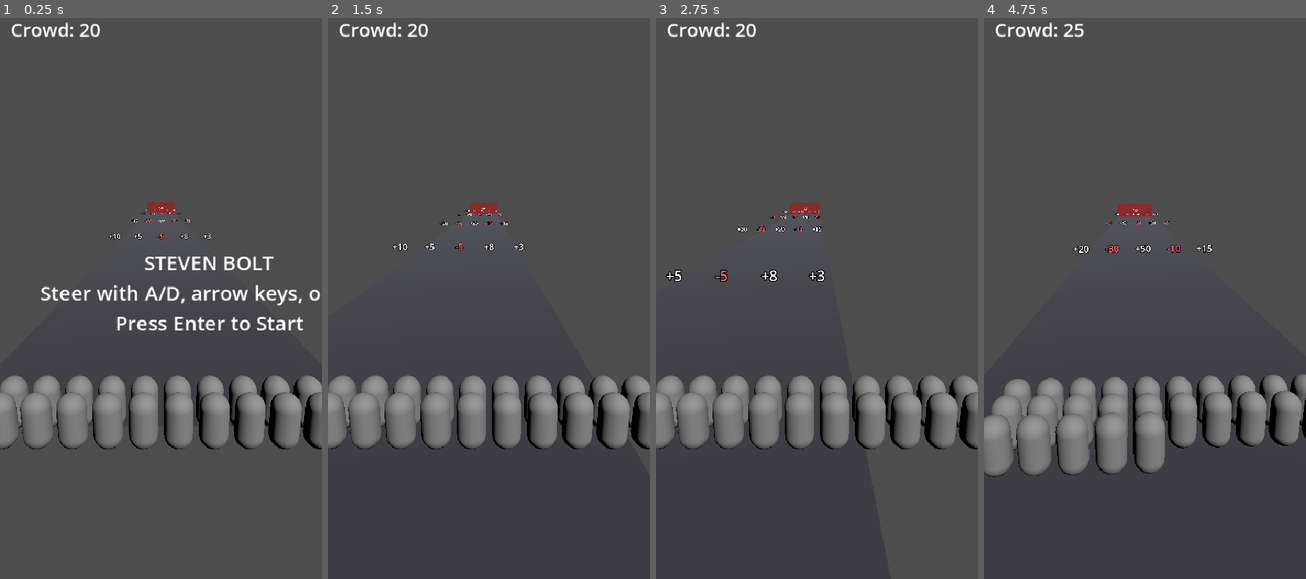
Above: before the commit, frames 1-4 (left to right).
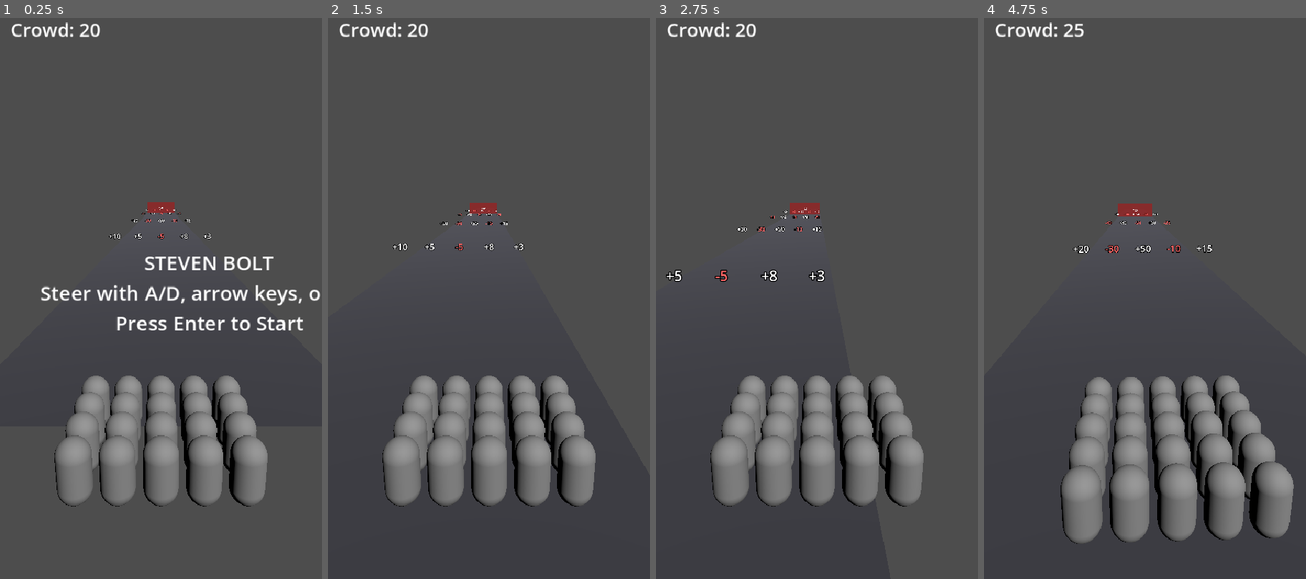
Above: after the commit, the same moments.

Repository: hobsojam/steven-bolt
Game: Godot game, scene res://scenes/main.tscn
Two runs of this game, one before a commit and one after it. Both use one fixed random seed, a clock stepped at 60 frames per second and the inputs below.
Inputs (mouse positions are in pixels of both pictures, inside the frame that each line leads up to):
- Up to frame 1 (0.25 s): no input
- Up to frame 2 (1.5 s): tap Enter (ui_accept) at 0.5, 0.77, 1.25 s; move the mouse to (559, 264) at 0.52 s; hold Right (lane_right) 0.53-1.25 s; click (559, 264) at 0.67 s; drag from (424, 320) to (472, 405) at 1.27 s
- Up to frame 3 (2.75 s): move the mouse to (849, 163) at 2.02 s; hold Right (lane_right) from 2.03 s (still down)
- Up to frame 4 (4.75 s): release Right (lane_right) at 2.75 s; drag from (1128, 405) to (1048, 208) at 2.77 s; move the mouse to (1241, 377) at 3.52 s; hold Left (lane_left) 3.53-4.25 s; tap Enter (ui_accept) at 3.77 s; drag from (1048, 208) to (1096, 147) at 4.27 s

The runs differ from the first frame. In frame 1, 14% of the frame differs, in the area x 0-100%, y 63-88%; in frame 2, 14%; in frame 3, 14%; in frame 4, 19%, in the area x 0-100%, y 63-94%.

Commit message:
Fix crowd layout always spreading to fill every lane
Feedback: the previous fix (maximize columns within CROWD_MAX_WIDTH
before adding rows) made the crowd snap to near-full track width almost
immediately, since max_columns worked out to ~10 even for a starting
crowd of 20 - so it always looked like it filled all 5 lanes. That's
backwards from the spec ("excess units stack in depth rather than
overflowing sideways") and from what actually looked right.

crowd_layout() now grows front-to-back first: columns start at
ceil(sqrt(rendered)) (narrow, roughly-square growth), and only widen
past that if fitting everyone within CROWD_MAX_DEPTH would need more
rows - still never past CROWD_MAX_WIDTH. Probed the full practical
range (count 5-168): width grows gradually from 1.2m to ~5.1m and never
reaches the 6m/all-lanes cap, while depth stays 2.1-2.7m regardless of
count - comfortably inside the new explicit CROWD_MAX_DEPTH (3.0),
itself well under the chase camera's 6m follow distance. Adds tests
pinning both: depth stays within CROWD_MAX_DEPTH at the render cap, and
width stays narrow (under half of CROWD_MAX_WIDTH) at the starting
crowd count.

Diff:
--- a/scripts/run_rules.gd
+++ b/scripts/run_rules.gd
@@ -12,6 +12,7 @@
 const CROWD_UNIT_SPACING := 0.6
 const CROWD_UNIT_HALF_HEIGHT := 0.5
 const CROWD_MAX_WIDTH := 6.0
+const CROWD_MAX_DEPTH := 3.0
 const CROWD_SHRINK_START_COUNT := 10
 const CROWD_MIN_SCALE := 0.5
 
@@ -54,13 +55,17 @@
 	if rendered <= 0:
 		return positions
 	var spacing: float = CROWD_UNIT_SPACING * crowd_unit_scale(crowd_count)
-	# Always fill as many columns as the clamped width allows before adding a
-	# depth row. Deriving columns from sqrt(rendered) * spacing (the previous
-	# approach) stops reaching CROWD_MAX_WIDTH once spacing shrinks with
-	# scale, so it under-uses the available width and pushes far more units
-	# into depth than necessary - enough, at the render cap, to stack rows
-	# behind where the chase camera sits.
-	var columns: int = mini(maxi(1, int(CROWD_MAX_WIDTH / spacing)), rendered)
+	# Grow front-to-back first: start from a narrow, roughly-square footprint
+	# (columns ~= sqrt(rendered)) rather than immediately spreading across
+	# every lane. Only widen past that if the depth it would take to fit
+	# everyone exceeds CROWD_MAX_DEPTH (kept well under the chase camera's
+	# follow distance) - and even then, never past CROWD_MAX_WIDTH.
+	var columns: int = mini(maxi(1, int(ceil(sqrt(float(rendered))))), rendered)
+	var max_rows_for_depth: int = maxi(1, int(CROWD_MAX_DEPTH / spacing))
+	if ceili(float(rendered) / columns) > max_rows_for_depth:
+		columns = ceili(float(rendered) / max_rows_for_depth)
+	var max_columns_for_width: int = maxi(1, int(CROWD_MAX_WIDTH / spacing))
+	columns = clampi(columns, 1, mini(max_columns_for_width, rendered))
 	for i in rendered:
 		var col: int = i % columns
 		var row: int = i / columns
--- a/tests/run_tests.gd
+++ b/tests/run_tests.gd
@@ -17,6 +17,8 @@
 	_test_crowd_layout_caps_at_max_rendered()
 	_test_crowd_layout_stays_within_max_width()
 	_test_crowd_layout_stays_shallower_than_camera_offset()
+	_test_crowd_layout_stays_within_max_depth()
+	_test_crowd_layout_stays_narrow_at_start_count()
 	_test_crowd_unit_scale_full_size_below_threshold()
 	_test_crowd_unit_scale_shrinks_toward_minimum()
 	_test_crowd_unit_scale_clamps_beyond_max()
@@ -99,6 +101,28 @@
 	)
 
 
+func _test_crowd_layout_stays_within_max_depth() -> void:
+	var positions: Array[Vector3] = RunRules.crowd_layout(RunRules.MAX_RENDERED_UNITS)
+	var max_depth: float = 0.0
+	for pos in positions:
+		max_depth = maxf(max_depth, pos.z)
+	_assert_true(
+		max_depth <= RunRules.CROWD_MAX_DEPTH,
+		"crowd depth at the render cap stays within CROWD_MAX_DEPTH"
+	)
+
+
+func _test_crowd_layout_stays_narrow_at_start_count() -> void:
+	var positions: Array[Vector3] = RunRules.crowd_layout(RunRules.START_CROWD_COUNT)
+	var max_abs_x: float = 0.0
+	for pos in positions:
+		max_abs_x = maxf(max_abs_x, absf(pos.x))
+	_assert_true(
+		max_abs_x < RunRules.CROWD_MAX_WIDTH / 2.0,
+		"crowd stays narrower than the full clamped width at the starting crowd count"
+	)
+
+
 func _test_crowd_unit_scale_full_size_below_threshold() -> void:
 	_assert_eq(
 		RunRules.crowd_unit_scale(RunRules.CROWD_SHRINK_START_COUNT),
